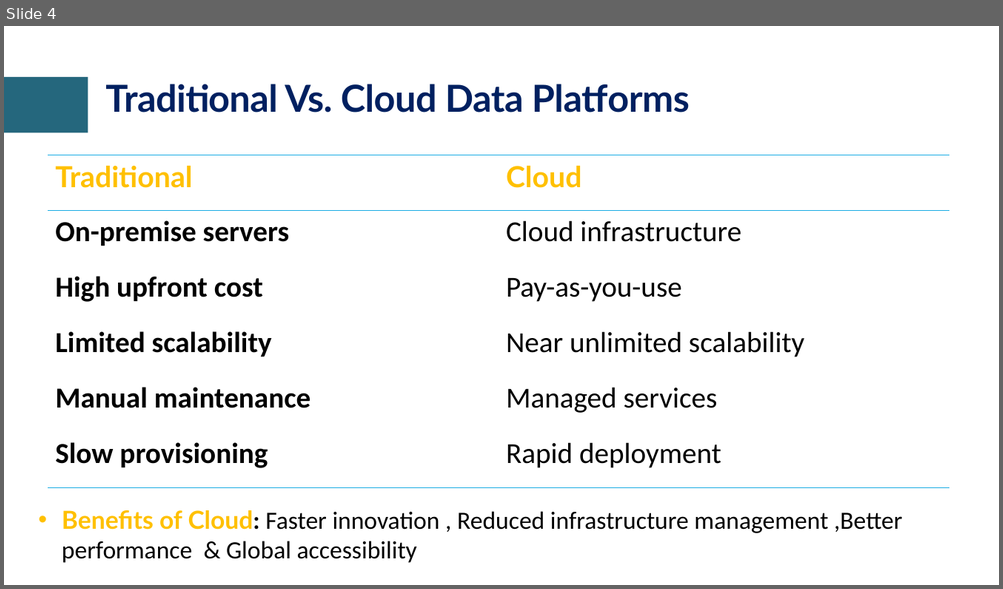
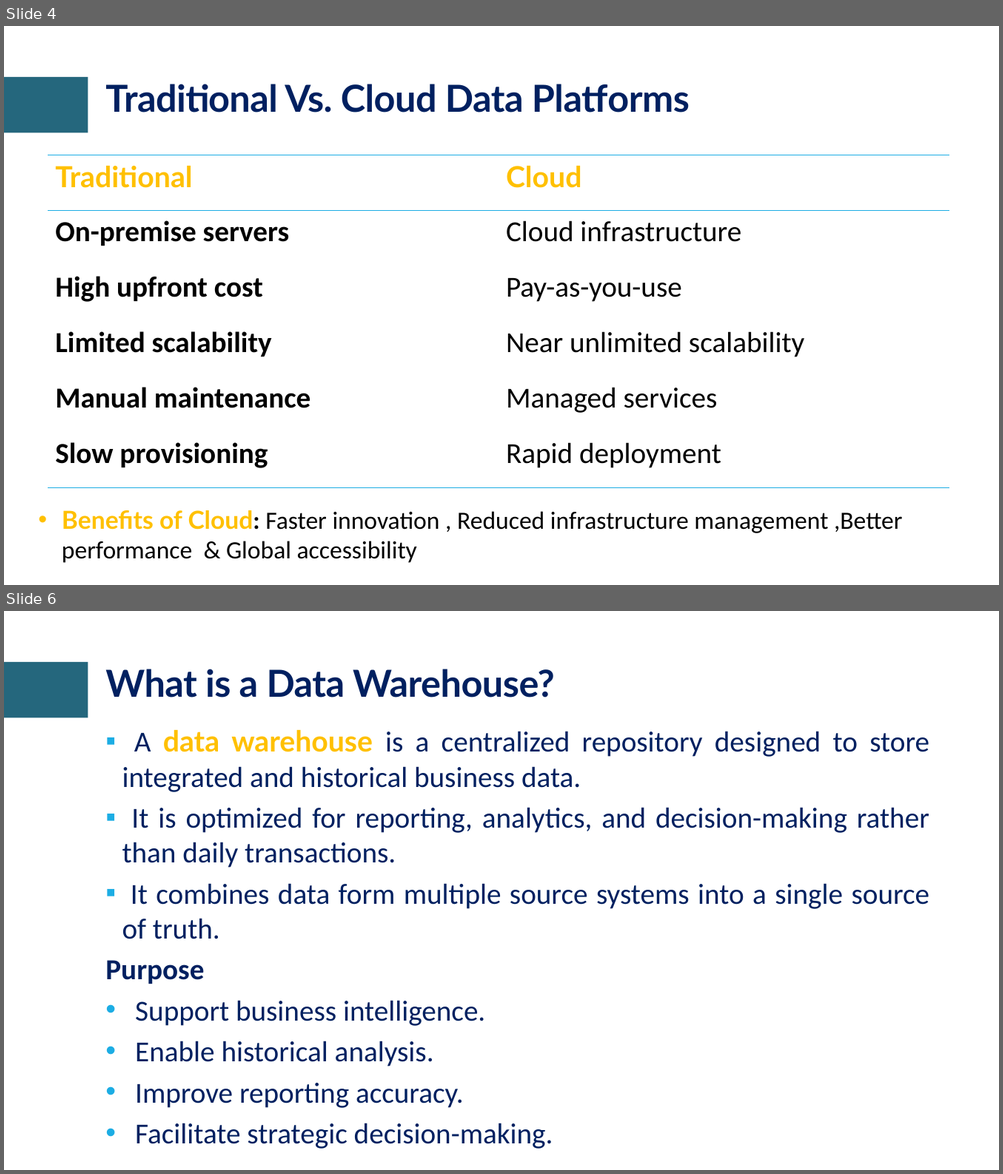
Before and after one commit to craftmulesoft/DataEngineering, a slide deck: Module 3 - Cloud Warehousing & Data Transformation/Cloud Data Platforms & Date Warehousing.pptx. Shown one above the other, each under a label of ours: slide 4 before the commit, slides 4 and 6 after it; the slides between them are not shown. The pictures are 1003x589 and 1003x1174 pixels, drawn with LibreOffice and Linux fonts; fonts in the diff are those of the drawing; background and template pictures are left out. Boxes give left, top, right and bottom in pixels: in the first picture for what was removed or moved away, otherwise in the second. Text is boxed around its words. In the diff, an @@ line names an element or a change of style, - is before the commit and + after.

Commit message:
Data Engineering Acclerator Program

```diff
--- a/Module 3 - Cloud Warehousing & Data Transformation/Cloud Data Platforms & Date Warehousing.pptx
+++ b/Module 3 - Cloud Warehousing & Data Transformation/Cloud Data Platforms & Date Warehousing.pptx
@@ slide 6 added at <box>4,611,999,1170</box>, background #FFFFFF; not listed: 1 template element that a slide beside it also shows @@
@@ title added at <box>105,669,555,698</box>, 36 pt, text #002060, bold @@
+What is a Data Warehouse?
@@ text added at <box>105,730,930,1149</box>, 28 pt, text #002060 @@
+▪ A data warehouse is a centralized repository designed to store integrated and historical business data.
+▪ It is optimized for reporting, analytics, and decision-making rather than daily transactions.
+▪ It combines data form multiple source systems into a single source of truth.
+Purpose
+• Support business intelligence.
+• Enable historical analysis.
+• Improve reporting accuracy.
+• Facilitate strategic decision-making.
```
Also in this commit, not shown: 1 slide changed, 9 other slides added, 1 slide removed, 2 other files.
